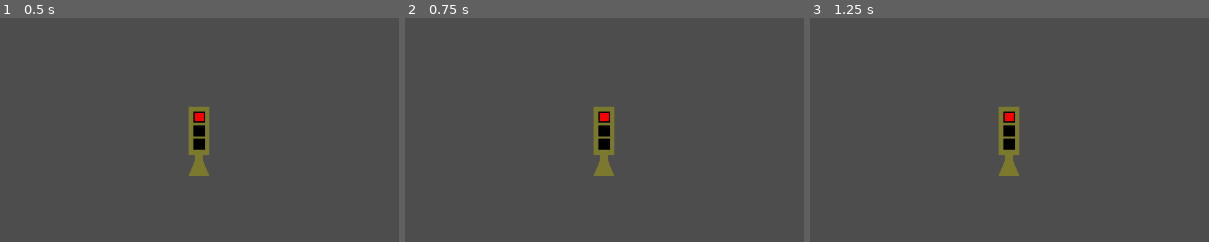
Above: before the commit, frames 1-3 (left to right).
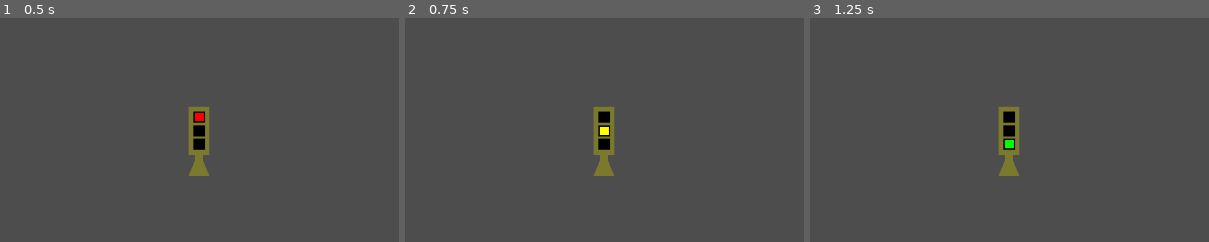
Above: after the commit, the same moments.

Repository: JoseArLoLo/Ejemplo-de-maquinas-de-estados-finitas
Game: Godot game, scene res://Scenes/Semaforo complejo/semaforo.tscn
The game is run twice, just before and just after one commit, with the same random seed, the same clock (stepped at 60 frames per second) and the same inputs. The project has no main scene, so this scene is started directly.
Inputs:
- Up to frame 1 (0.5 s): no input
- Up to frame 2 (0.75 s): tap Enter at 0.5 s
- Up to frame 3 (1.25 s): no input
The pictures show only the part of the screen within x 24-74%, y 24-73%; the shares and areas given below are measured in that part.

Frame 1 is identical in both runs. In frame 2, 0.2% of the frame differs, in the area x 48-52%, y 42-53%; in frame 3, 0.2%, in the area x 48-52%, y 42-59%.

Commit message:
Semaforo con maquina de estados compleja

Diff:
--- /dev/null
+++ b/Scenes/Semaforo complejo/green_light.gd
@@ -0,0 +1,14 @@
+extends State
+
+const life_time: float = .5
+var time_elapsed: float = 0.0
+
+func enter() -> void:
+	owner.change_light(false, false, true)
+
+
+func update(delta: float) -> void:
+	time_elapsed += delta
+	if time_elapsed >= life_time:
+		time_elapsed = 0
+		Transitioned.emit(self, "red")
--- /dev/null
+++ b/Scenes/Semaforo complejo/red_light.gd
@@ -0,0 +1,14 @@
+extends State
+
+const life_time: float = .5
+var time_elapsed: float = 0.0
+
+func enter() -> void:
+	owner.change_light(true, false, false)
+
+
+func update(delta: float) -> void:
+	time_elapsed += delta
+	if time_elapsed >= life_time:
+		time_elapsed = 0
+		Transitioned.emit(self, "yellow")
--- /dev/null
+++ b/Scenes/Semaforo complejo/semaforo.gd
@@ -0,0 +1,11 @@
+extends Node2D
+
+
+@export var red_light: Polygon2D
+@export var yellow_light: Polygon2D
+@export var green_light: Polygon2D
+
+func change_light(red: bool, yellow: bool, green: bool) -> void:
+	red_light.visible = red
+	yellow_light.visible = yellow
+	green_light.visible = green
--- a/Scenes/Semaforo complejo/semaforo.tscn
+++ b/Scenes/Semaforo complejo/semaforo.tscn
@@ -1,9 +1,17 @@
-[gd_scene load_steps=2 format=3 uid="uid://cqacchl8p7l0r"]
+[gd_scene load_steps=6 format=3 uid="uid://cqacchl8p7l0r"]
 
+[ext_resource type="Script" path="res://Scenes/Semaforo complejo/semaforo.gd" id="1_mvjor"]
 [ext_resource type="Script" path="res://Scripts/StateMachine.gd" id="1_vljir"]
+[ext_resource type="Script" path="res://Scenes/Semaforo complejo/red_light.gd" id="3_k3mwu"]
+[ext_resource type="Script" path="res://Scenes/Semaforo complejo/yellow_light.gd" id="4_vdpaw"]
+[ext_resource type="Script" path="res://Scenes/Semaforo complejo/green_light.gd" id="5_3ejyn"]
 
-[node name="Semaforo" type="Node2D"]
+[node name="Semaforo" type="Node2D" node_paths=PackedStringArray("red_light", "yellow_light", "green_light")]
 position = Vector2(568, 381)
+script = ExtResource("1_mvjor")
+red_light = NodePath("Base/BaseLight1/RedLight")
+yellow_light = NodePath("Base/BaseLight2/YellowLight")
+green_light = NodePath("Base/BaseLight3/GreenLight")
 
 [node name="Base" type="Polygon2D" parent="."]
 color = Color(0.486141, 0.476469, 0.182394, 1)
@@ -37,5 +45,15 @@
 color = Color(0, 1, 0, 1)
 polygon = PackedVector2Array(-6, -91, -6, -79, 7, -79, 7, -91)
 
-[node name="state machine" type="Node" parent="."]
+[node name="state machine" type="Node" parent="." node_paths=PackedStringArray("initial_state")]
 script = ExtResource("1_vljir")
+initial_state = NodePath("red")
+
+[node name="red" type="Node" parent="state machine"]
+script = ExtResource("3_k3mwu")
+
+[node name="yellow" type="Node" parent="state machine"]
+script = ExtResource("4_vdpaw")
+
+[node name="green" type="Node" parent="state machine"]
+script = ExtResource("5_3ejyn")
--- /dev/null
+++ b/Scenes/Semaforo complejo/yellow_light.gd
@@ -0,0 +1,14 @@
+extends State
+
+const life_time: float = .5
+var time_elapsed: float = 0.0
+
+func enter() -> void:
+	owner.change_light(false, true, false)
+
+
+func update(delta: float) -> void:
+	time_elapsed += delta
+	if time_elapsed >= life_time:
+		time_elapsed = 0
+		Transitioned.emit(self, "green")
--- a/Scripts/StateMachine.gd
+++ b/Scripts/StateMachine.gd
@@ -39,3 +39,4 @@
 		current_state.exit()
 
 	new_state.enter()
+	current_state = new_state
